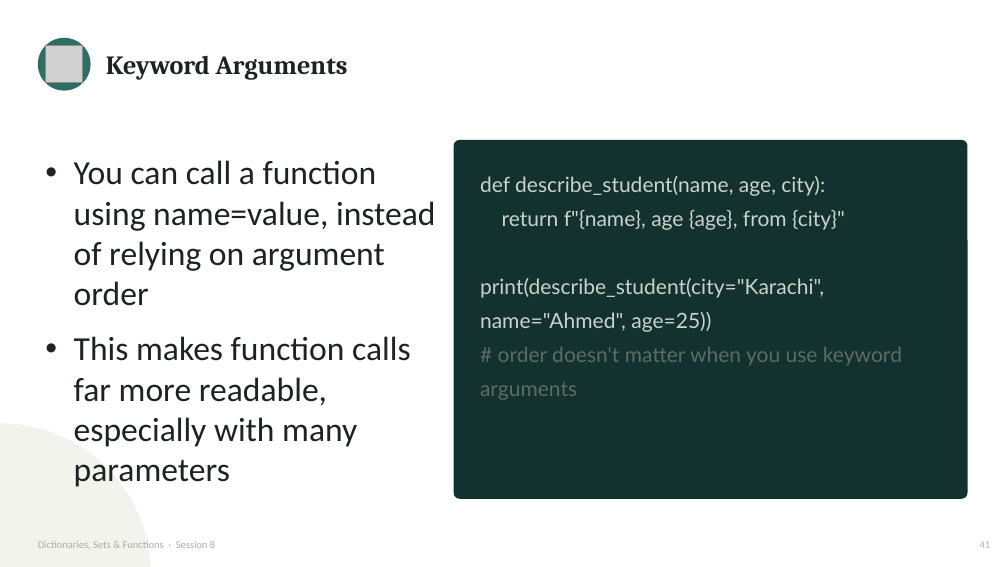
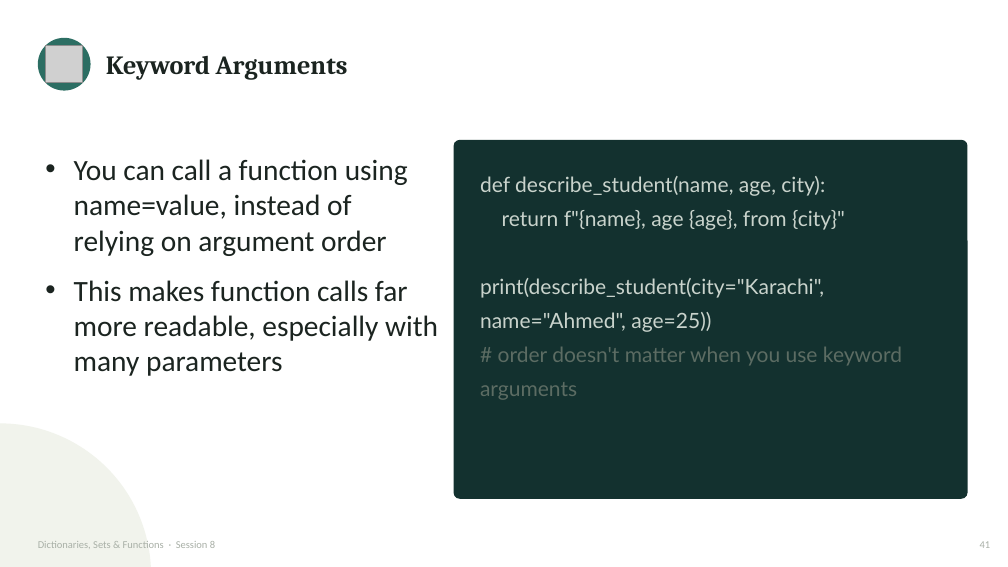
Before and after one commit to waseem-development/ai-ml-course, a slide deck: slide 42 of slides/1_python_slides/7_dicts_sets_functions.pptx. Drawn at 1008x567 pixels with LibreOffice and Linux fonts; fonts in the diff are those of the drawing; grey boxes stand for pictures. Boxes give left, top, right and bottom in pixels: in the first picture for what was removed or moved away, otherwise in the second. Text is boxed around its words. In the diff, an @@ line names an element or a change of style, - is before the commit and + after.

```diff
--- a/slides/1_python_slides/7_dicts_sets_functions.pptx
+++ b/slides/1_python_slides/7_dicts_sets_functions.pptx
@@ text "You can call a function ..." at box(74, 159, 438, 376): size 32 to 28 pt @@
```
Also in this commit, not shown: 3 other slides changed, 6 other files.
